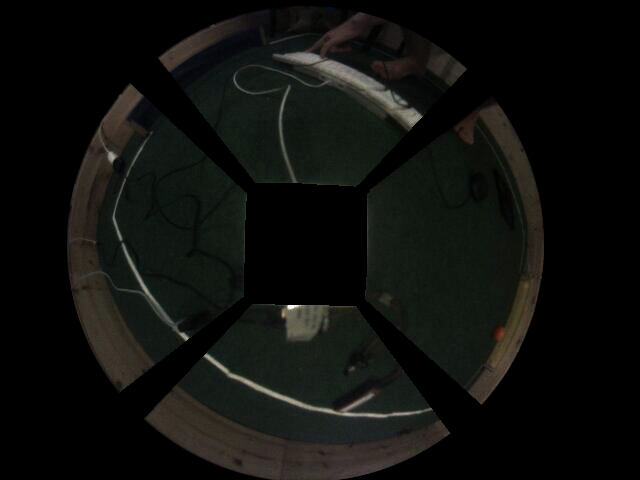
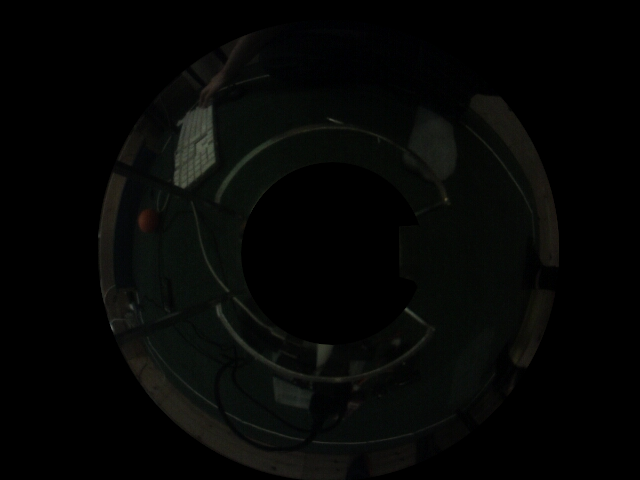
Layers edited between the first and the second 640px x 480px image:
renamed "mask-vorlage.jpg-Kopie" to "Ebene", showed it, blend normal → multiply, painted on it over [67, 6, 559, 480]
painted on "mask-vorlage.jpg" over [67, 6, 559, 480]
